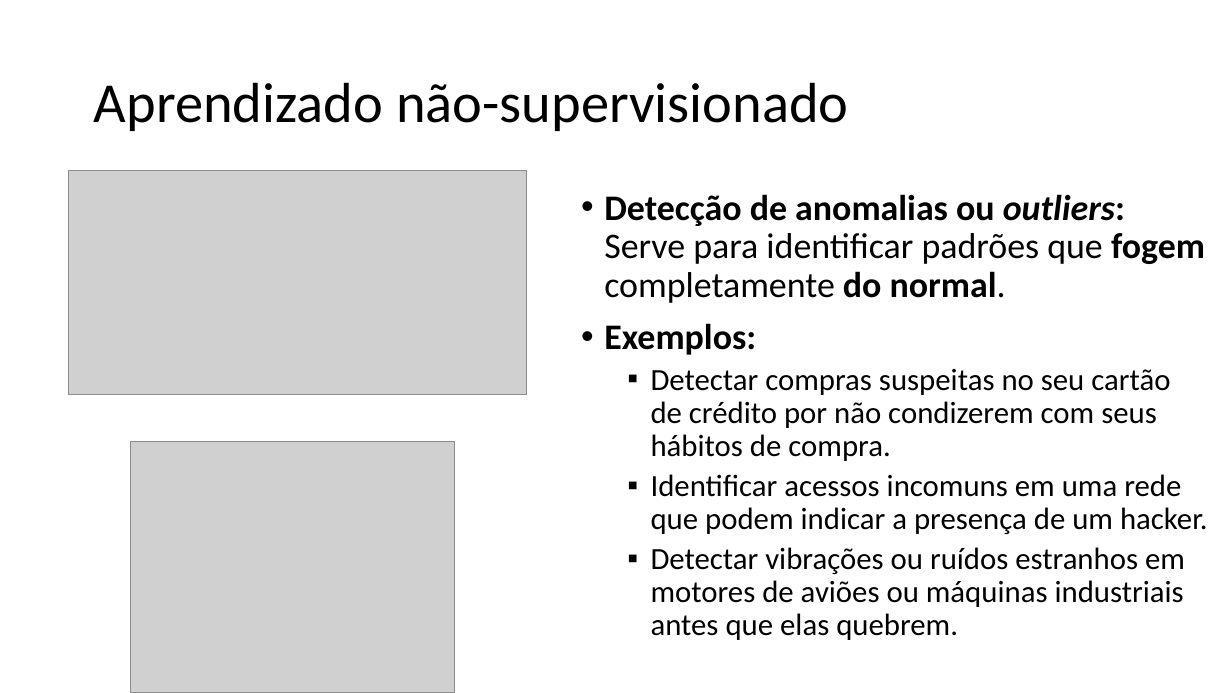
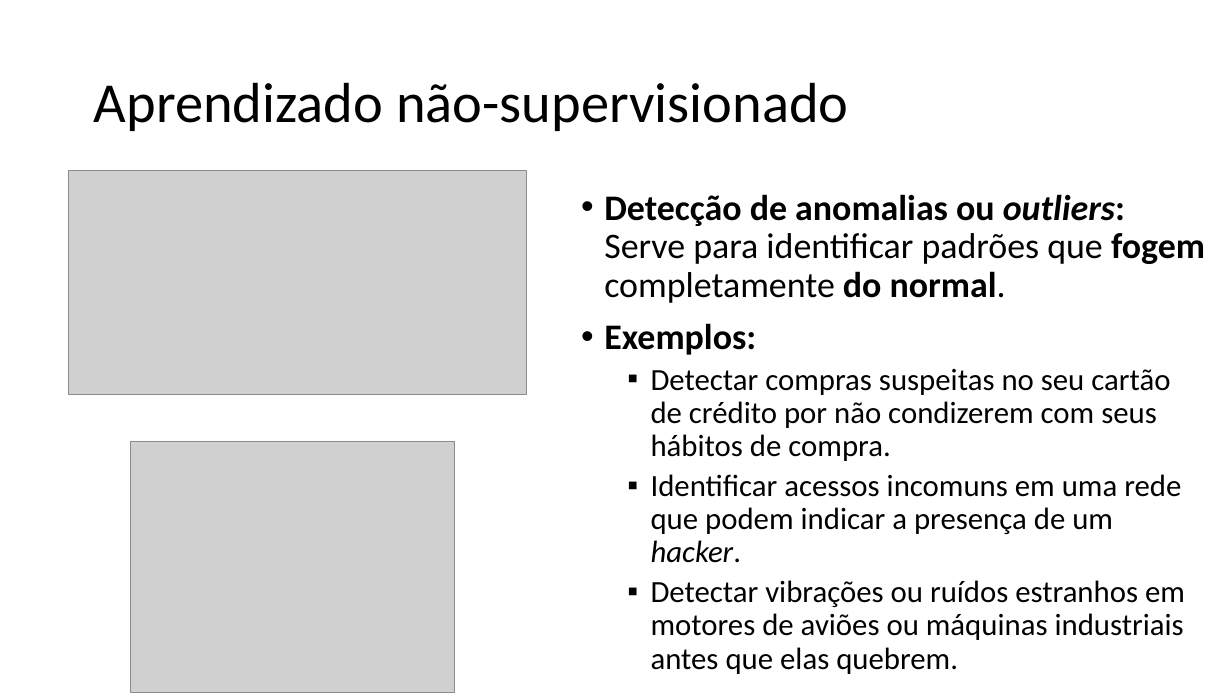
Before and after one commit to zz4fap/c24_inteligencia_artificial, a slide deck: slide 29 of slides/C24_Paradigmas.pptx (slide 28 before the commit). Drawn at 1232x693 pixels with LibreOffice and Linux fonts; fonts in the diff are those of the drawing; grey boxes stand for pictures. Boxes give left, top, right and bottom in pixels: in the first picture for what was removed or moved away, otherwise in the second. Text is boxed around its words. In the diff, an @@ line names an element or a change of style, - is before the commit and + after.

```diff
--- a/slides/C24_Paradigmas.pptx
+++ b/slides/C24_Paradigmas.pptx
@@ text at (x1=651, y1=474, x2=1181, y2=563): italic on in "hacker." @@
```
Also in this commit, not shown: 12 other slides changed, 1 slide added, 1 other file.
